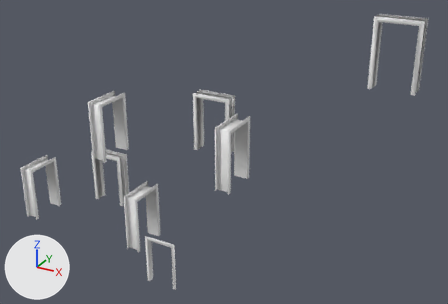
Before and after pictures for a commit that changed the OBJ model Art/Mesh/MarcoPuerta.obj.
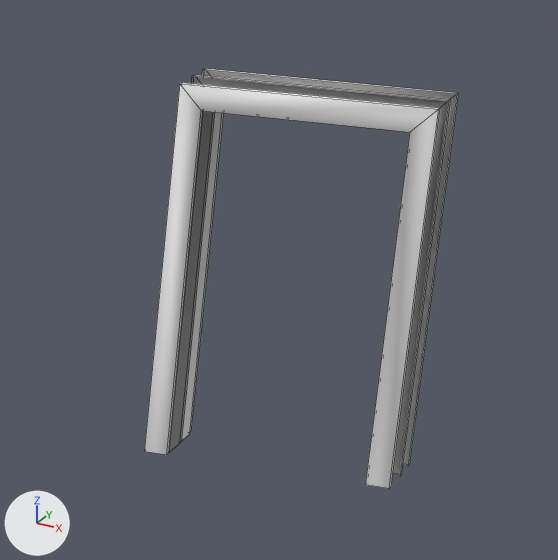
The first picture shows the older version from a 50 mm lens placed at (13.9, -19.9, 18.7), pointed at (2.2, 1.4, 8.0). The close-ups show both versions on the part from 76% to 100% of the width and 0% to 36% of the height of that picture; other places that the commit changed are outside them. Lighting does not change. The marker at lower left points along +X, +Y and +Z. The close-ups show mesh edges as thin lines. Where no turn or scale is listed for an object, it has been applied to the vertices.

In view in the first close-up: 'MS_Marco_Puerta012', 'MS_Marco_Puerta014', 'MS_Marco_Puerta015'.
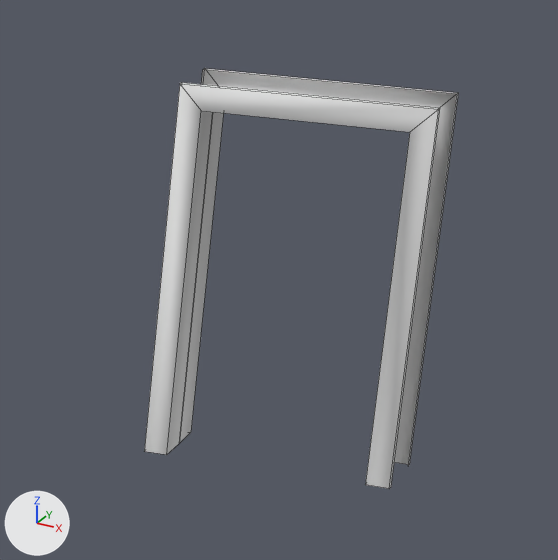
The change in detail:
Material 'wire_000000000' (mat_wire_000000000) is new.
Its base color is (0.8, 0.8, 0.8) (white #e7e7e7).
Its roughness is 1.0.
me_ms_marco_puerta014 is used by ob_ms_marco_puerta014; location (0.0, 0.0, 0.0).
me_ms_marco_puerta014 had 20 vertices, 12 faces and spanned x 8.02..9.75, y 1.97..2.27, z 11.69..14.31.
me_ms_marco_puerta014 now has 16 vertices, 9 faces and spans x 8.02..9.75, y 1.97..2.27, z 11.69..14.31.
Part 1, on me_ms_marco_puerta014:
4 vertices are removed from x 8.19..9.59, y 2.22, z 11.69..14.14.
6 faces are deleted.
3 new faces join them.
me_ms_marco_puerta014 now uses material mat_wire_000000000 (white #e7e7e7).
me_ms_marco_puerta015 is used by ob_ms_marco_puerta015; location (0.0, 0.0, 0.0).
me_ms_marco_puerta015 had 20 vertices, 12 faces and spanned x 8.02..9.75, y 1.67..1.97, z 11.69..14.31.
me_ms_marco_puerta015 now has 16 vertices, 9 faces and spans x 8.02..9.75, y 1.67..1.97, z 11.69..14.31.
Part 2, on me_ms_marco_puerta015:
4 vertices are removed from x 8.19..9.59, y 1.72, z 11.69..14.14.
6 faces are deleted.
3 new faces join them.
me_ms_marco_puerta015 now uses material mat_wire_000000000 (white #e7e7e7).
Object 'MS_Marco_Puerta012' (ob_ms_marco_puerta012) is deleted.

Pixel boxes [x1, y1, x2, y2] of what changed, in the close-ups (558 x 560 px):
'MS_Marco_Puerta012', deleted
    before: [169, 75, 450, 475]
part 1 of me_ms_marco_puerta014, cut back
    both: [179, 112, 224, 443]
part 2 of me_ms_marco_puerta015, cut back
    before: [167, 111, 203, 454]
    after: [167, 111, 213, 454]
